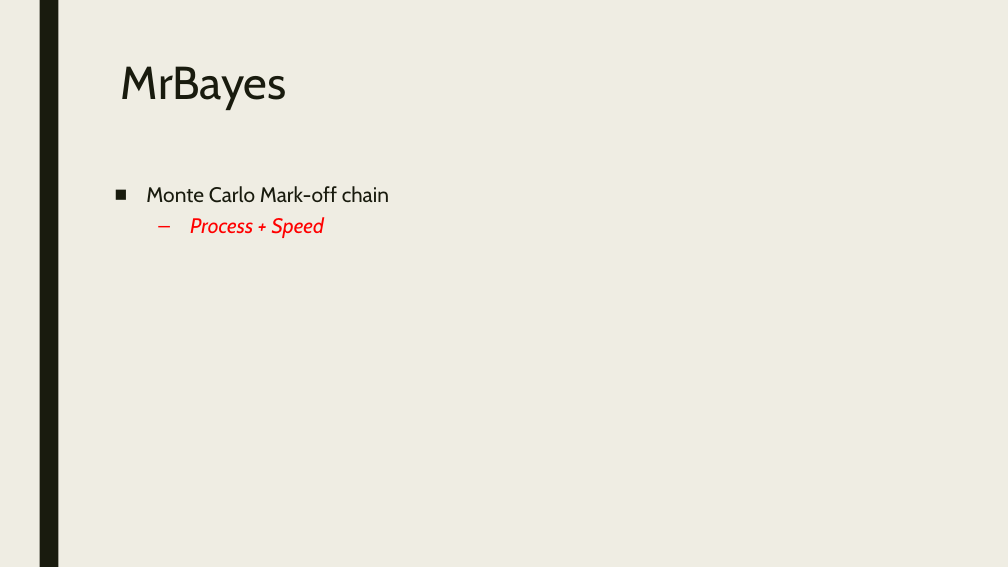
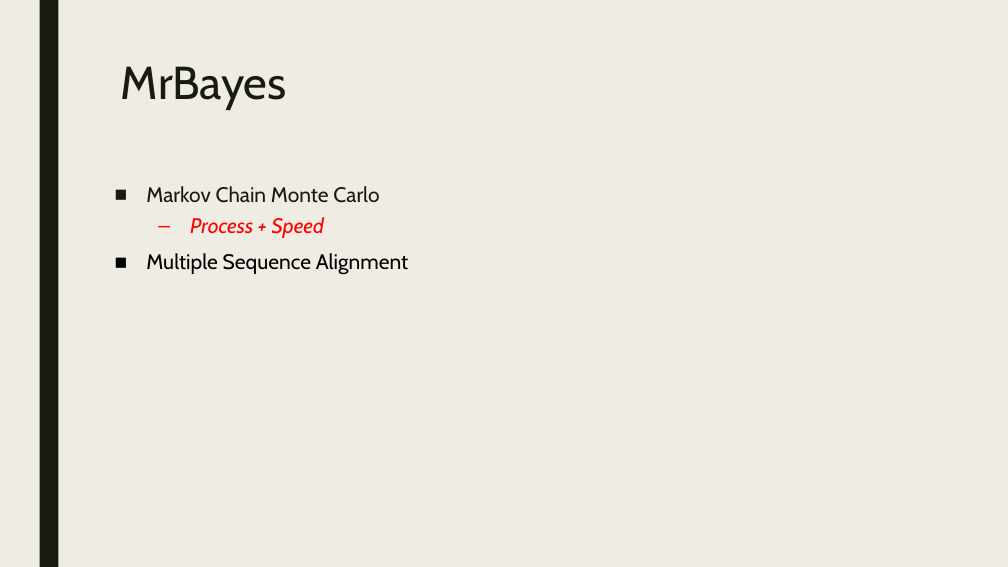
Before and after one commit to itsdlow/PhyloTools, a slide deck: slide 5 of Surveying_Phylogenetic_Forests.pptx. Drawn at 1008x567 pixels with LibreOffice and Linux fonts; fonts in the diff are those of the drawing. Boxes give left, top, right and bottom in pixels: in the first picture for what was removed or moved away, otherwise in the second. Text is boxed around its words. In the diff, an @@ line names an element or a change of style, - is before the commit and + after.

```diff
--- a/Surveying_Phylogenetic_Forests.pptx
+++ b/Surveying_Phylogenetic_Forests.pptx
@@ text at [146, 186, 379, 203]: text changed @@
-■ Monte Carlo Mark-off chain
+■ Markov Chain Monte Carlo
@@ text at [146, 253, 408, 275]: paragraph added @@
+■ Multiple Sequence Alignment
```
Also in this commit, not shown: 2 other slides changed, 3 slides added, 3 other files.
